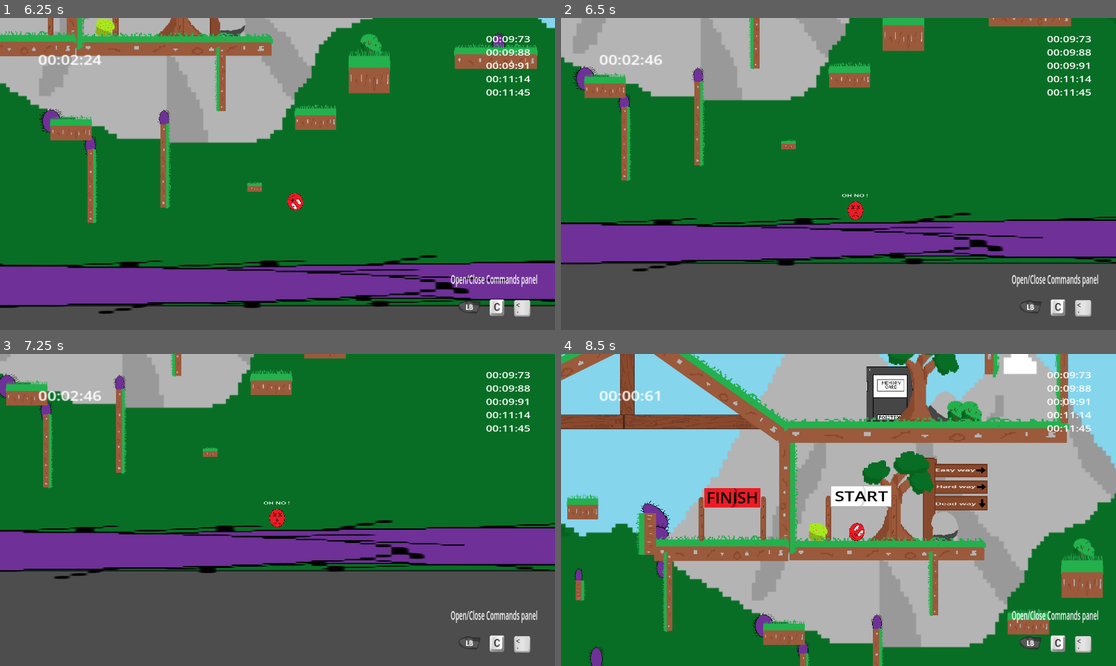
Above: before the commit, frames 1-4 (two rows, left to right).
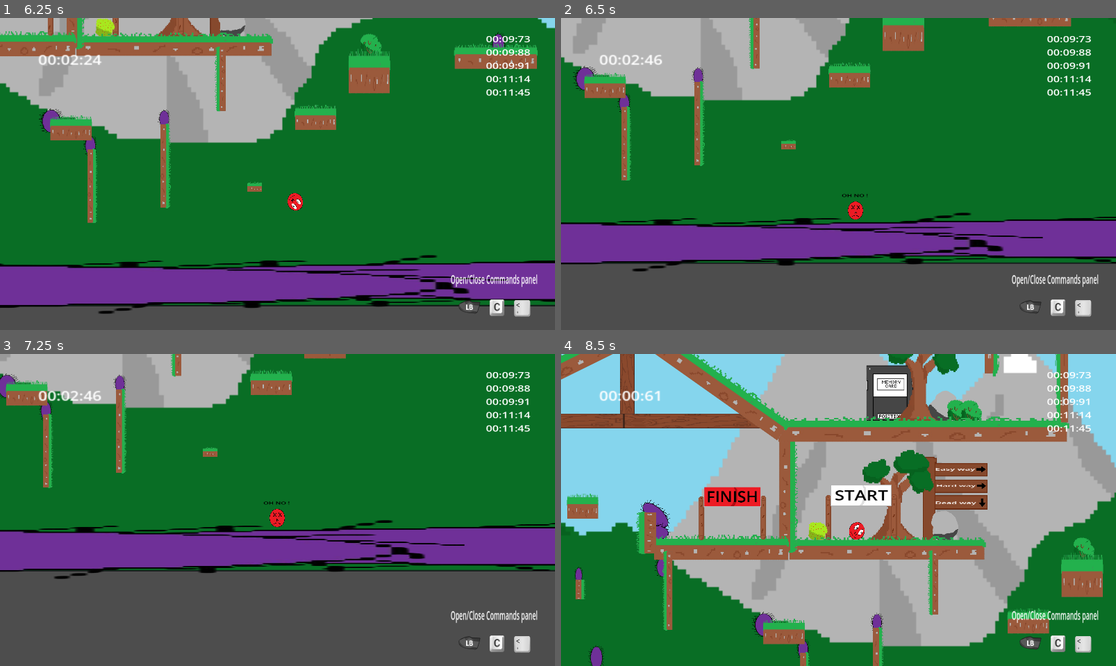
Above: after the commit, the same moments.

Repository: Mahnwe/TheBallThatWasUwU
Game: Godot game, scene res://Scenes/menu.tscn
Two runs of this game, one before a commit and one after it. Both use one fixed random seed, a clock stepped at 60 frames per second and the inputs below.
Inputs (mouse positions are in pixels of both pictures, inside the frame that each line leads up to):
- Up to frame 1 (6.25 s): click "Level 1" at 0.5 s; tap Enter at 1.25 s; move the mouse to (399, 158) at 1.27 s; hold D (move_right) 1.28-2.78 s; tap X (dash) at 1.35, 3.6, 5.85 s; click (399, 158) at 1.42 s; tap Space (jump) at 1.52, 2.27, 3.77, 4.52, 5.27 s; move the mouse to (166, 189) at 2.02 s; tap F (next_level) at 2.1, 4.35 s; move the mouse to (333, 105) at 2.77 s; hold A (move_left) 2.78-3.53 s; tap C (open_commands) at 2.85, 5.1 s; move the mouse to (249, 236) at 3.52 s; hold D (move_right) 3.53-5.03 s; click (249, 236) at 3.67 s; tap E (restart_save) at 4.25 s; move the mouse to (444, 220) at 4.27 s; tap R (restart_level) at 5 s; move the mouse to (111, 127) at 5.02 s; hold A (move_left) 5.03-5.78 s; move the mouse to (305, 174) at 5.77 s; hold D (move_right) from 5.78 s (still down); click (305, 174) at 5.92 s
- Up to frame 2 (6.5 s): keep holding D (move_right)
- Up to frame 3 (7.25 s): move the mouse to (194, 432) at 6.52 s; release D (move_right) at 6.53 s; hold A (move_left) from 6.53 s (still down); tap F (next_level) at 6.6 s; tap Space (jump) at 6.77 s
- Up to frame 4 (8.5 s): move the mouse to (960, 494) at 7.27 s; tap C (open_commands) at 7.35 s; tap Space (jump) at 7.52, 8.27 s; move the mouse to (727, 525) at 8.02 s; release A (move_left) at 8.03 s; hold D (move_right) from 8.03 s (still down); tap X (dash) at 8.1 s; click (727, 525) at 8.17 s

Frame 1 is identical in both runs. In frame 2, less than 0.1% of the frame differs, in the area x 50-56%, y 56-58%; in frame 3, less than 0.1%; in frame 4, 5.9%, in the area x 0-100%, y 0-100%.

Commit message:
Rework wall collide for player and change colour of the dead label

Diff:
--- a/Scenes/player.tscn
+++ b/Scenes/player.tscn
@@ -195,3 +195,4 @@
 offset_right = 204.0
 offset_bottom = 154.0
 scale = Vector2(1.46086, 1.32)
+theme_override_colors/font_color = Color(0, 0, 0, 1)
--- a/Scripts/player.gd
+++ b/Scripts/player.gd
@@ -139,13 +139,13 @@
 
 
 func check_animation_if_on_wall():
-	if collinding_right_wall():
-		velocity.y = gravity+35
+	if collinding_right_wall() and Input.is_action_pressed("move_right"):
+		velocity.y = gravity+32
 		can_dash = true
 		$AnimatedSprite2D.animation = "stay"
 		$AnimatedSprite2D.flip_h = true
-	if colliding_left_wall():
-		velocity.y = gravity+35
+	if colliding_left_wall() and Input.is_action_pressed("move_left"):
+		velocity.y = gravity+32
 		can_dash = true
 		$AnimatedSprite2D.animation = "stay"
 		$AnimatedSprite2D.flip_h = false
